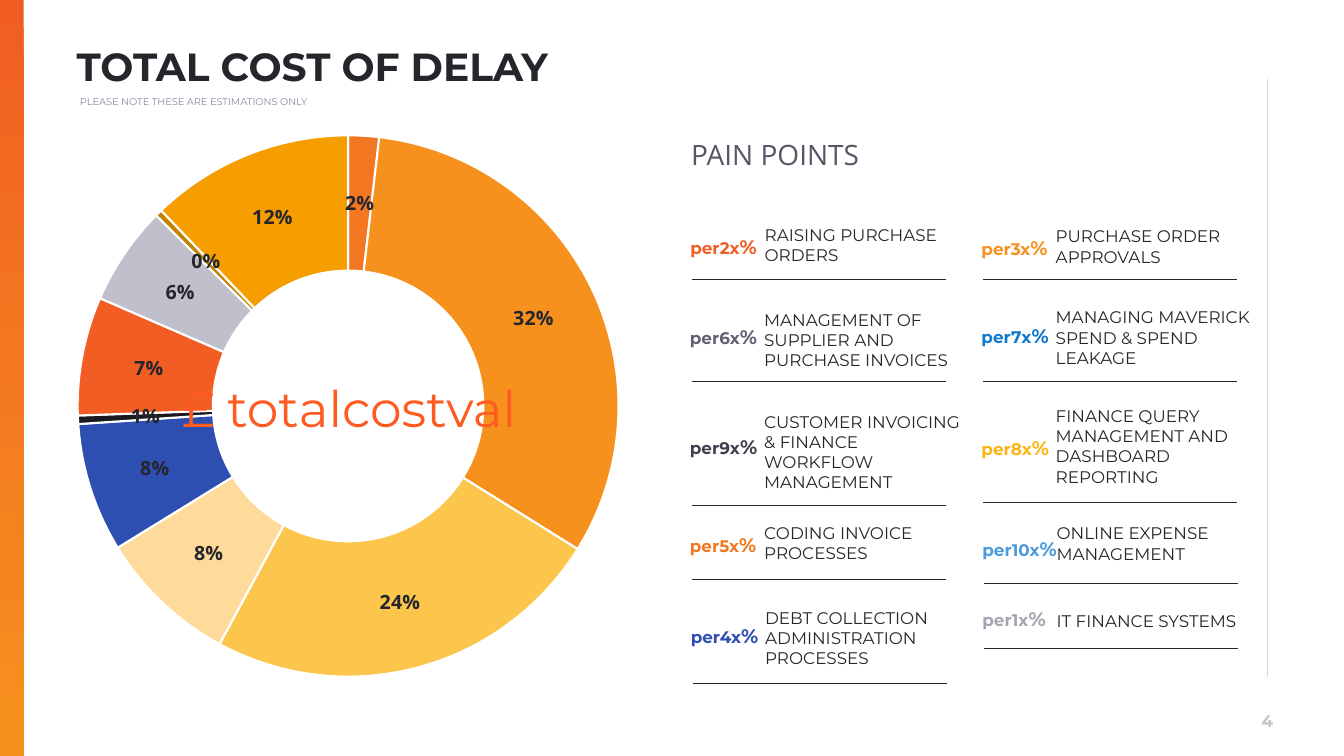
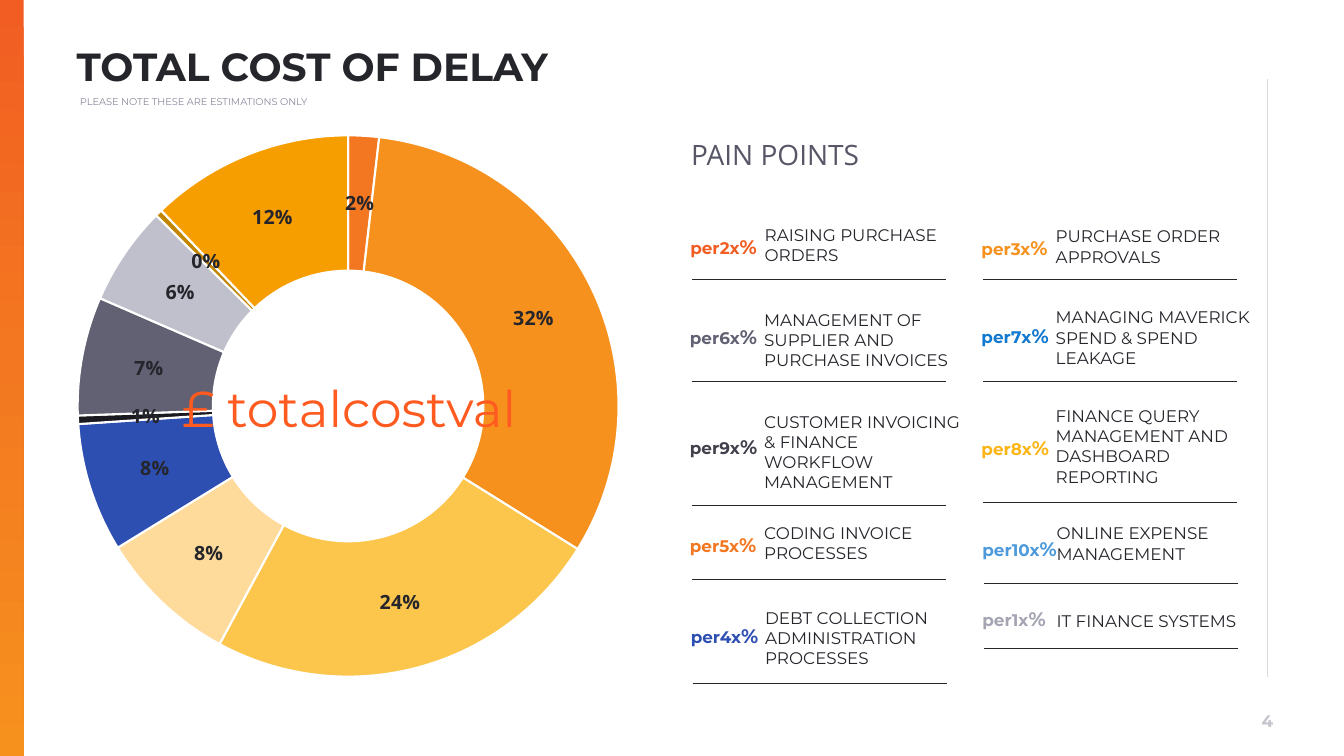
Before and after one commit to muratozdemirpiblo/ppt-api, a slide deck: slide 4 of sales.pptx. Drawn at 1344x756 pixels with LibreOffice and Linux fonts; fonts in the diff are those of the drawing; background and template pictures are left out. Boxes give left, top, right and bottom in pixels: in the first picture for what was removed or moved away, otherwise in the second. Text is boxed around its words. In the diff, an @@ line names an element or a change of style, - is before the commit and + after.

```diff
--- a/sales.pptx
+++ b/sales.pptx
@@ doughnut chart at box(77, 96, 629, 707) @@
@@ colours of single points changed @@
```
Also in this commit, not shown: 6 other files.
